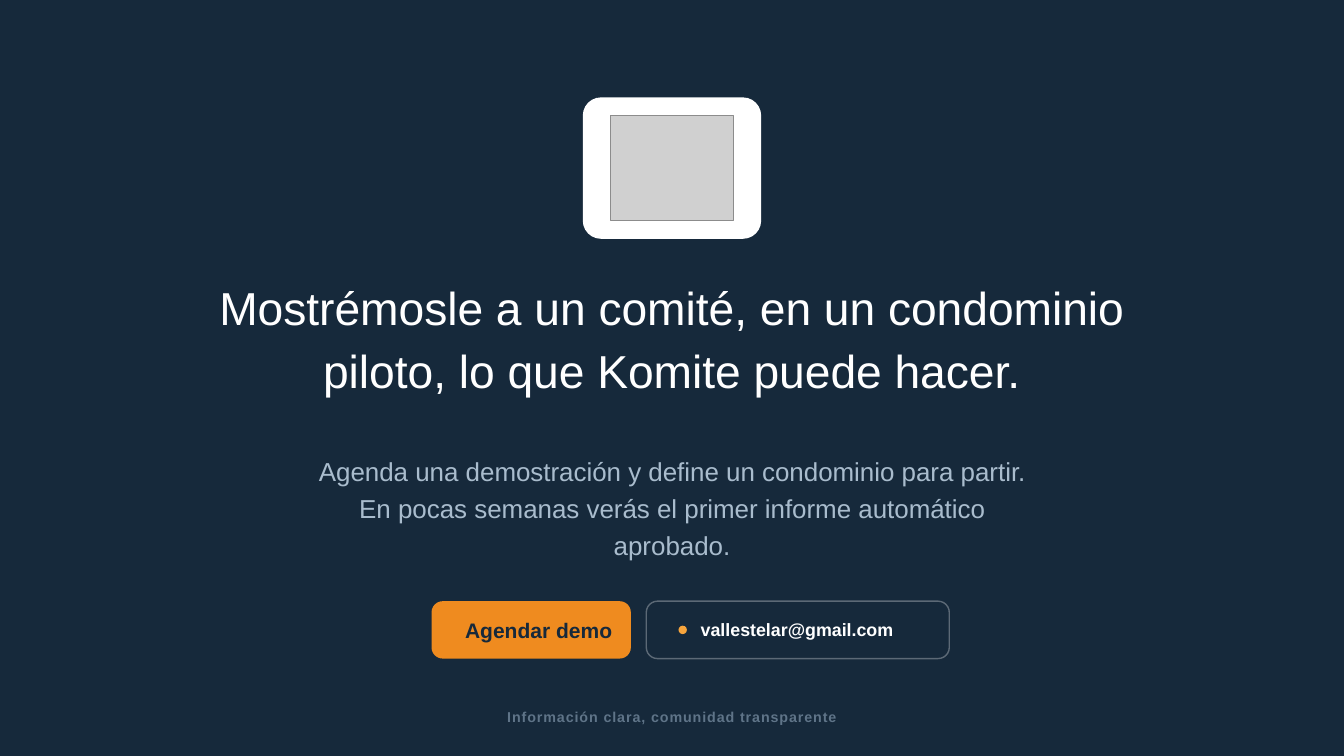
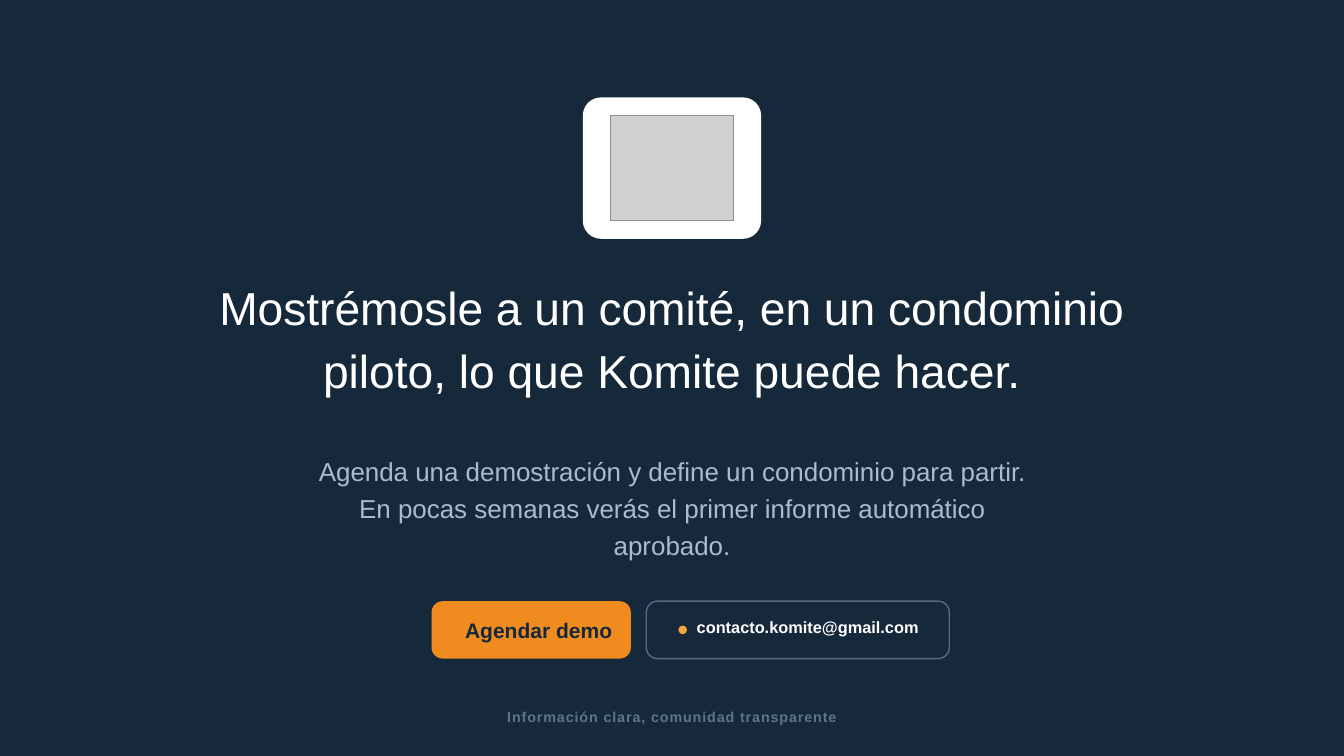
Before and after one commit to vallestelar/komite, a slide deck: slide 13 of Presentacion_comercial_de_Komite.pptx. Drawn at 1344x756 pixels with LibreOffice and Linux fonts; fonts in the diff are those of the drawing; grey boxes stand for pictures. Boxes give left, top, right and bottom in pixels: in the first picture for what was removed or moved away, otherwise in the second. Text is boxed around its words. In the diff, an @@ line names an element or a change of style, - is before the commit and + after.

```diff
--- a/Presentacion_comercial_de_Komite.pptx
+++ b/Presentacion_comercial_de_Komite.pptx
@@ text at (x1=697, y1=621, x2=919, y2=637): text changed; size 19.1 to 17.4 pt @@
-vallestelar@gmail.com
+contacto.komite@gmail.com
```
Also in this commit, not shown: 6 other files.
